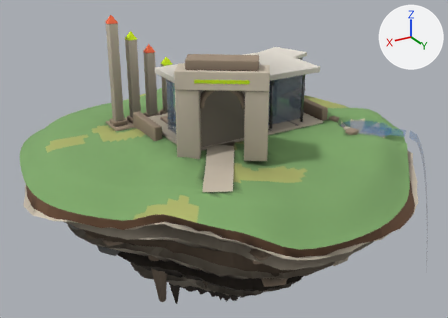
Before and after pictures for a commit that changed the glTF model public/models/islands/resume.glb.
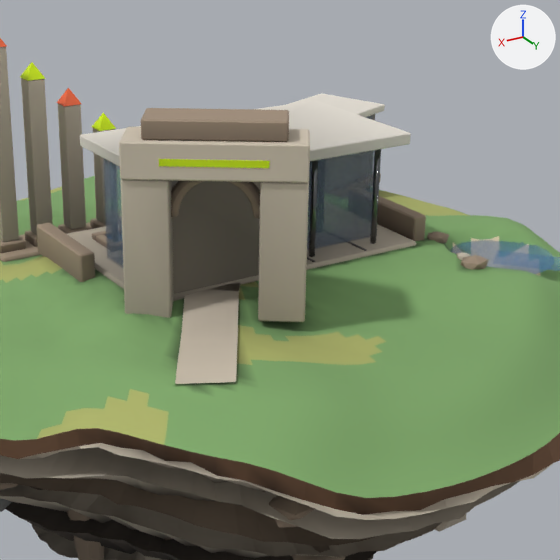
There are two pictures of each version: one whole from a 50 mm camera at (12.14, 20.54, 9.08) aimed at (-0.06, 0.21, -1.09), one close up on the part from 26% to 88% of the width and 0% to 88% of the height. Lighting does not change. The marker at upper right points along +X, +Y and +Z. The first two pictures are the older version. Where no turn or scale is listed for an object, it has been applied to the vertices. Vertices at exactly the same position are counted once.

The first close-up shows 'buildings', 'foundation', 'landmarks', 'terrain', 'water_pond0' and 3 more.
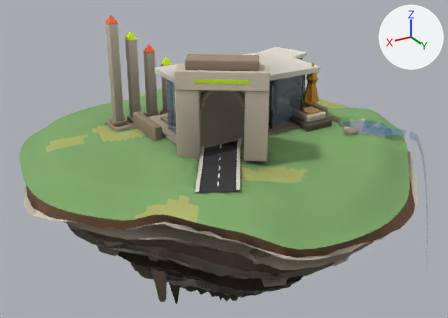
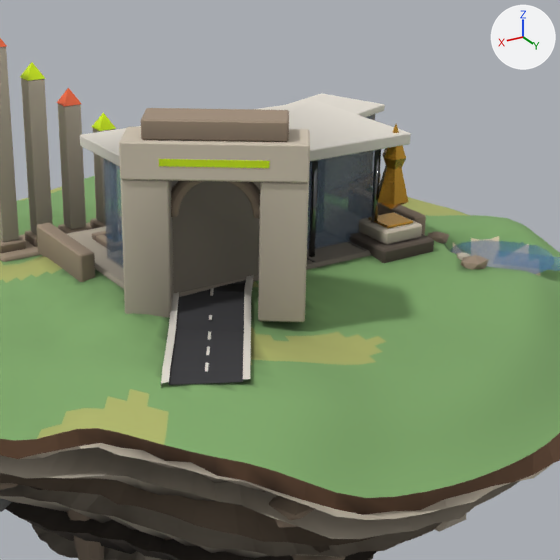
Where the newer file only moved an object's origin or applied its transform, the numbers keep the older frame.

Changed parts and their boxes [x1, y1, x2, y2] in the close-ups (560 x 560 px; the box of a moved part takes in the faces that stretch with it):
'terrain', reshaped, moved
    both: [0, 169, 560, 498]
'buildings', reshaped
    before: [0, 47, 426, 294]
    after: [0, 47, 434, 293]
'anim_spin_monument_spire', added
    after: [377, 124, 408, 209]
part 1 of me_terrain, added
    after: [161, 292, 179, 385]
part 2 of me_terrain, added
    after: [243, 275, 254, 379]
part 3 of me_terrain, moved or reshaped
    before: [161, 281, 256, 384]
    after: [169, 280, 256, 385]
part 4 of me_terrain, recoloured
    both: [155, 208, 442, 396]
part 5 of me_terrain, recoloured (darker)
    both: [177, 315, 238, 384]
part 6 of me_buildings, added
    after: [368, 213, 413, 228]
part 7 of me_buildings, added
    after: [346, 229, 434, 263]
part 8 of me_buildings, added
    after: [359, 212, 422, 245]
part 9 of me_buildings, edited (looks the same)
    both: [308, 143, 426, 235]

What changed in the scene script:
```text
Add mat_m_gold:
    mat_m_gold = bpy.data.materials.new('M_gold')
    # nodes: BsdfPrincipled, Mix, OutputMaterial, VertexColor
    # colours: orange #f1b84b, mixed with the vertex colours
Add mat_m_asphalt:
    mat_m_asphalt = bpy.data.materials.new('M_asphalt')
    # nodes: BsdfPrincipled, Mix, OutputMaterial, VertexColor
    # colours: dark grey #3a3a3d, mixed with the vertex colours
Change me_terrain:
    used by ob_terrain; location = (0.1, 0.24, 0.11)
    remove me_terrain.from_pydata(...)  # 4245 vertices, 8296 faces; spans x -7.8..7.8, y -8.3..8.3, z -0.8..0.8
    add me_terrain.from_pydata(...)  # 4381 vertices, 8488 faces; spans x -7.8..7.8, y -8.3..8.3, z -0.8..0.8
    me_terrain part 1: a new loose piece of 68 vertices spanning x 0.4..3.9, y 0.0..5.0, z 0.2..0.8, in mat_m_concrete_light
    me_terrain part 2: a new loose piece of 68 vertices spanning x -0.7..2.8, y 0.7..5.7, z 0.3..0.8, in mat_m_concrete_light
    me_terrain part 3: 29 vertices moved from x 1.1..3.7, y 1.8..5.6, z 0.3..0.7 to x 1.1..3.8, y 1.8..5.6, z 0.2..0.7; 40 vertices removed from x -0.5..3.5, y 0.1..4.9, z 0.3..0.7; 40 vertices added at x -0.6..3.6, y 0.0..5.0, z 0.3..0.7
    me_terrain part 4: 341 kept faces spanning x -4.6..3.9, y -1.3..6.1, z 0.2..0.8 get new vertex colours
    me_terrain part 5: 21 faces spanning x 1.3..3.8, y 1.8..5.6, z 0.3..0.7 switch from mat_m_stone_light to mat_m_asphalt
    other edits to the shape of me_terrain do not show in these pictures
    add me_terrain.materials.append(mat_m_concrete_light)
Change me_buildings:
    used by ob_buildings; location = (-1.03, -0.4, 2.41)
    remove me_buildings.from_pydata(...)  # 688 vertices, 1252 faces; spans x -4.86..4.86, y -3.25..3.25, z -2.09..2.09
    add me_buildings.from_pydata(...)  # 760 vertices, 1384 faces; spans x -4.86..4.86, y -3.25..3.69, z -2.09..2.09
    me_buildings part 6: the loose piece of 24 vertices spanning x -1.67..3.73, y 0.15..3.25, z 0.44..0.66 is copied, and the copy is scaled about its middle by (0.113, 0.197, 0.191), then moved by (-2.48, 1.36, -1.63), in mat_m_gold; it spans x -1.75..-1.13, y 2.75..3.37, z -1.11..-1.06
    me_buildings part 7: a new loose piece of 24 vertices spanning x -2.07..-0.82, y 2.44..3.69, z -1.69..-1.39, in mat_m_stone_dark
    me_buildings part 8: a new loose piece of 24 vertices spanning x -1.89..-0.99, y 2.61..3.51, z -1.39..-1.11, in mat_m_stone_light
    me_buildings part 9: 65 kept faces spanning x -2.29..3.71, y 0.05..3.25, z -1.69..0.46 get new vertex colours; the middle colour goes from grey #949494 to grey #919191
    add me_buildings.materials.append(mat_m_gold)
Add me_anim_spin_monument_spire:
    me_anim_spin_monument_spire.from_pydata(...)  # 20 vertices, 36 faces; spans x -0.34..0.34, y -0.29..0.29, z -0.85..0.85
    me_anim_spin_monument_spire.materials.append(mat_m_gold)
Add ob_anim_spin_monument_spire:
    ob_anim_spin_monument_spire = bpy.data.objects.new('anim_spin_monument_spire', me_anim_spin_monument_spire)
    ob_anim_spin_monument_spire.location = (-2.48, 2.66, 2.4)
```
